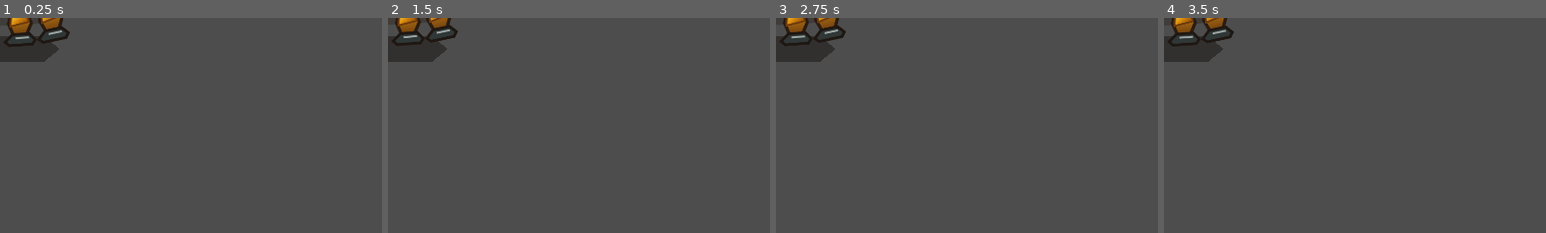
Above: before the commit, frames 1-4 (left to right).
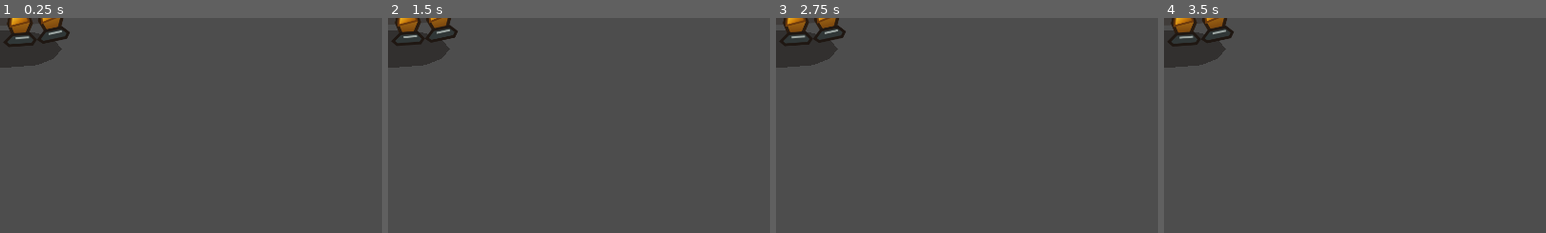
Above: after the commit, the same moments.

Repository: motomotoo1997-art/monster-quest
Game: Godot game, scene res://scenes/enemies/GoldBarTank.tscn
The game is run twice, just before and just after one commit, with the same random seed, the same clock (stepped at 60 frames per second) and the same inputs. This scene is started directly instead of the project's main scene.
Inputs (mouse positions are % of the whole screen's width and height, from its top left):
- Up to frame 1 (0.25 s): no input
- Up to frame 2 (1.5 s): tap Enter at 0.5 s; move the mouse to (72, 45) at 0.52 s; hold D (move_right) 0.53-1.28 s; tap E (ability_e) at 0.6 s; tap Space (dash) at 1.25 s; move the mouse to (30, 55) at 1.27 s; hold S (move_down) from 1.28 s (still down); tap Q (ability_q) at 1.35 s
- Up to frame 3 (2.75 s): tap Enter at 2 s; move the mouse to (60, 28) at 2.02 s; release S (move_down) at 2.03 s; hold D (move_right) from 2.03 s (still down); tap R (ability_r) at 2.1 s
- Up to frame 4 (3.5 s): tap Space (dash) at 2.75 s; move the mouse to (45, 70) at 2.77 s; release D (move_right) at 2.78 s; hold W (move_up) from 2.78 s (still down); tap 1 (build_1) at 2.85 s
The pictures show only the part of the screen within x 0-50%, y 0-50%; the shares and areas given below are measured in that part.

The runs differ from the first frame. In frame 1, 0.4% of the frame differs, in the area x 0-17%, y 5-24%; in frame 2, 0.4%; in frame 3, 0.4%; in frame 4, 0.4%.

Commit message:
art: refine Juggernaut grounded contact shadow

Diff:
--- a/gold-rush-roguelike/scenes/enemies/GoldBarTank.tscn
+++ b/gold-rush-roguelike/scenes/enemies/GoldBarTank.tscn
@@ -52,7 +52,7 @@
 shape = SubResource("BodyShape")
 [node name="Shadow" type="Polygon2D" parent="."]
 position = Vector2(0,52)
-polygon = PackedVector2Array(-100,0,-73,-22,73,-22,100,0,73,22,-73,22)
+polygon = PackedVector2Array(-104,0,-90,-16,-62,-27,0,-32,62,-27,90,-16,104,0,90,16,62,27,0,32,-62,27,-90,16)
 color = Color(0.04,0.025,0.015,0.40)
 
 [node name="PhaseAura" type="Node2D" parent="."]
